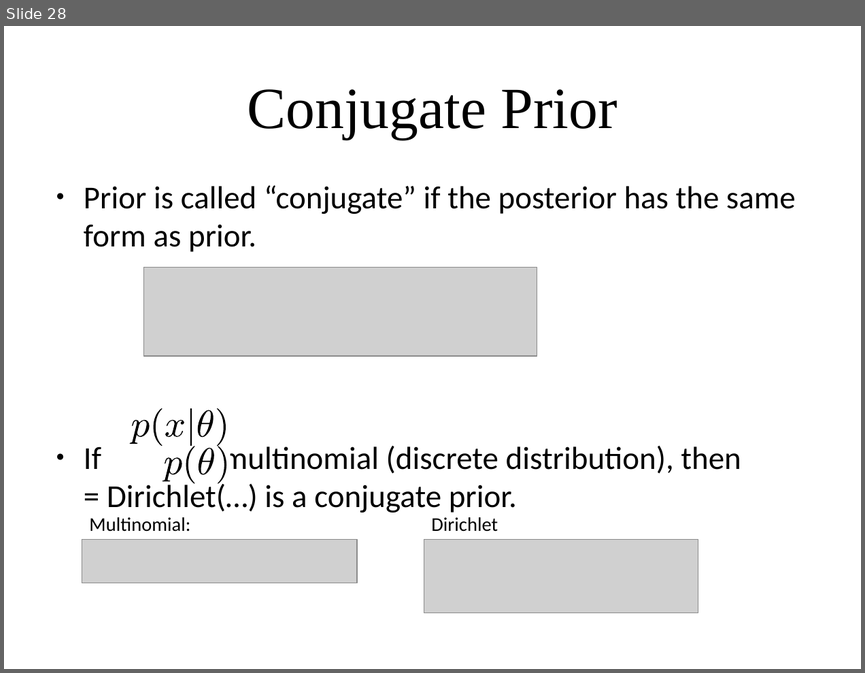
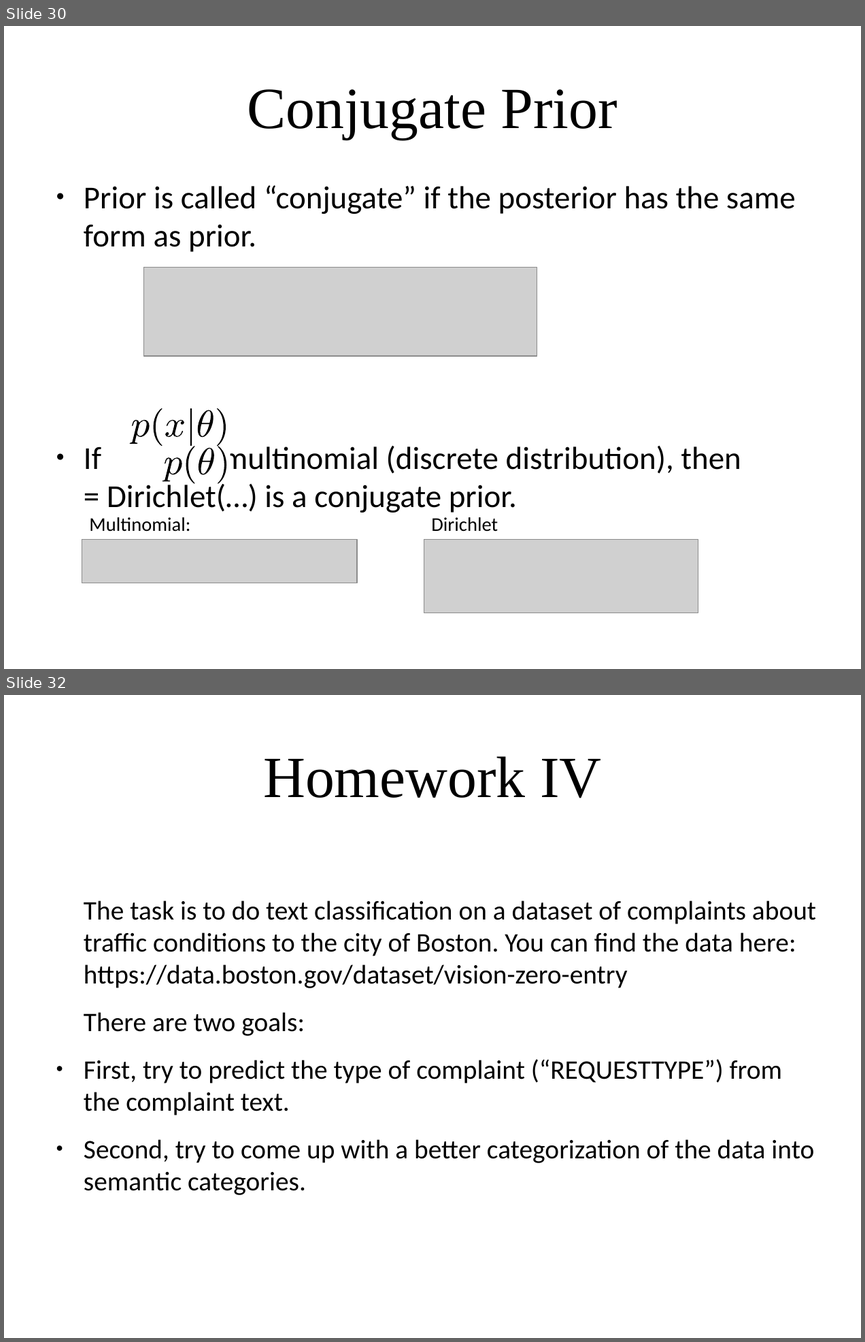
Before and after one commit to amueller/applied_ml_spring_2017, a slide deck: slides/aml-20-040517.odp. Shown one above the other, each under a label of ours: slide 28 before the commit, slides 30 and 32 after it; the slides between them are not shown. The pictures are 865x673 and 865x1342 pixels, drawn with LibreOffice and Linux fonts; fonts in the diff are those of the drawing; grey boxes stand for pictures. Boxes give left, top, right and bottom in pixels: in the first picture for what was removed or moved away, otherwise in the second. Text is boxed around its words. In the diff, an @@ line names an element or a change of style, - is before the commit and + after.

```diff
--- a/slides/aml-20-040517.odp
+++ b/slides/aml-20-040517.odp
@@ slide 32 added at (4, 695, 861, 1338), background #FFFFFF @@
@@ title added at (263, 756, 601, 798), 54 pt, text #000000 @@
+Homework IV
@@ text added at (84, 900, 816, 1195), 24.8 pt, text #000000 @@
+The task is to do text classification on a dataset of complaints about traffic conditions to the city of Boston. You can find the data here: https://data.boston.gov/dataset/vision-zero-entry
+There are two goals:
+● First, try to predict the type of complaint (“REQUESTTYPE”) from the complaint text.
+● Second, try to come up with a better categorization of the data into semantic categories.
@@ what was slide 28 is now slide 30 @@
```
Also in this commit, not shown: 2 slides changed, 5 other slides added, 2 other files.
